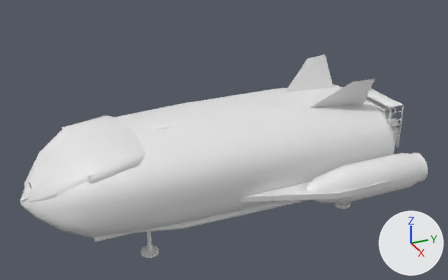
The glTF model assets/props.glb as it was, and as the next commit left it.
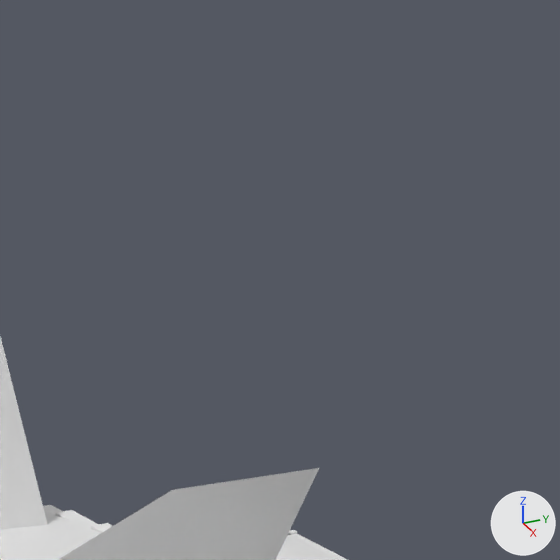
Each version appears first whole from a camera (50 mm lens) standing at (28.26, -22.31, 15.13) and looking at (4.39, -11.57, 3.2), and next in a close-up on the part from 73% to 92% of the width and 2% to 33% of the height. The axes (+X, +Y, +Z) are drawn at lower right. The lights are the same throughout. The first two pictures are the older version.

Script lines for the objects in view, before the commit:
```python
me_rack_3x0_9x2_6 = bpy.data.meshes.new('rack_3x0.9x2.6')
me_rack_3x0_9x2_6.from_pydata(...)  # 2016 vertices, 3888 faces; spans x 0.0..3.0, y -0.9..0.0, z 0.0..2.6
# faces by material slot: [1080, 1404, 1404]
me_rack_3x0_9x2_6.materials.append(mat_paint)  # white #e7e7e7
me_rack_3x0_9x2_6.materials.append(mat_metal)  # white #e7e7e7
me_rack_3x0_9x2_6.materials.append(mat_cardboard)  # white #e7e7e7
me_shuttle_10x21x5_4 = bpy.data.meshes.new('shuttle_10x21x5.4')
me_shuttle_10x21x5_4.from_pydata(...)  # 19388 vertices, 37912 faces; spans x 0.0..10.0, y -20.9..-4.2, z 0.0..6.2
me_shuttle_10x21x5_4.materials.append(mat_wood)  # white #e7e7e7
me_shuttle_10x21x5_4.materials.append(mat_fabric)  # white #e7e7e7
me_shuttle_10x21x5_4.materials.append(mat_paint)  # white #e7e7e7
me_shuttle_10x21x5_4.materials.append(mat_metal)  # white #e7e7e7
me_shuttle_10x21x5_4.materials.append(mat_stone)  # white #e7e7e7
me_shuttle_10x21x5_4.materials.append(mat_plastic)  # white #e7e7e7
me_shuttle_10x21x5_4.materials.append(mat_rubber)  # white #e7e7e7
me_shuttle_10x21x5_4.materials.append(mat_cardboard)  # white #e7e7e7
me_shuttle_10x21x5_4.materials.append(mat_screen)  # white #e7e7e7
me_shuttle_10x21x5_4.materials.append(mat_tint)  # white #e7e7e7
me_shuttle_10x21x5_4.materials.append(mat_glow)  # white #e7e7e7
me_shuttle_10x21x5_4.materials.append(mat_visor)  # white #e7e7e7
ob_rack_3x0_9x2_6 = bpy.data.objects.new('rack_3x0.9x2.6', me_rack_3x0_9x2_6)
ob_rack_3x0_9x2_6.location = (0.0, 0.0, 0.0)
ob_shuttle_10x21x5_4 = bpy.data.objects.new('shuttle_10x21x5.4', me_shuttle_10x21x5_4)
ob_shuttle_10x21x5_4.location = (0.0, 0.0, 0.0)
```
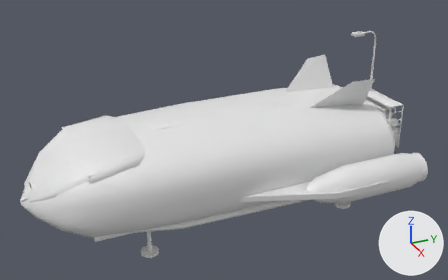
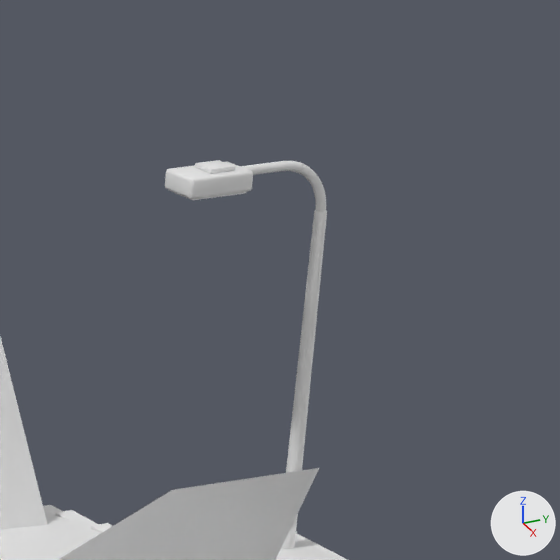
What differs and where, as boxes (x1, y1, x2, y2) in the close-ups (560 x 560 px):
'streetlamp_0.6x1.9x6.3', added
    after: (165, 160, 327, 549)
    faces in mat_metal (white #e7e7e7): (240, 161, 327, 549)
    faces in mat_paint (white #e7e7e7): (165, 160, 253, 199)

Diff of the bpy script that builds the scene:
```diff
--- a/assets/props.glb.py
+++ b/assets/props.glb.py
@@ me_streetlamp_0_6x1_9x6_3 @@
+me_streetlamp_0_6x1_9x6_3.from_pydata(...)  # 564 vertices, 1064 faces; spans x 0.1..0.5, y -1.85..-0.14, z 0.0..6.24
+# faces by material slot: [296, 552, 108, 108]
+me_streetlamp_0_6x1_9x6_3.materials.append(mat_paint)  # white #e7e7e7
+me_streetlamp_0_6x1_9x6_3.materials.append(mat_metal)  # white #e7e7e7
+me_streetlamp_0_6x1_9x6_3.materials.append(mat_concrete)  # white #e7e7e7
+me_streetlamp_0_6x1_9x6_3.materials.append(mat_glow)  # white #e7e7e7
@@ ob_streetlamp_0_6x1_9x6_3 @@
+ob_streetlamp_0_6x1_9x6_3 = bpy.data.objects.new('streetlamp_0.6x1.9x6.3', me_streetlamp_0_6x1_9x6_3)
+ob_streetlamp_0_6x1_9x6_3.location = (0.0, 0.0, 0.0)
```
